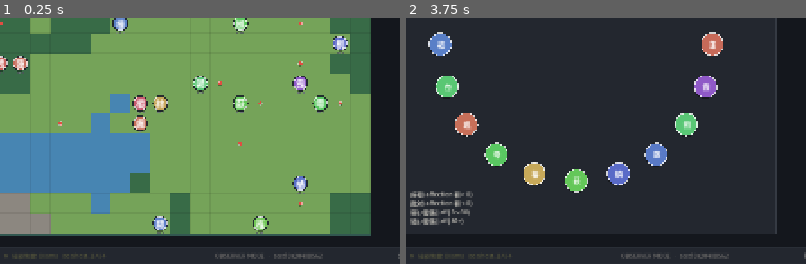
Above: before the commit, frames 1-2 (left to right).
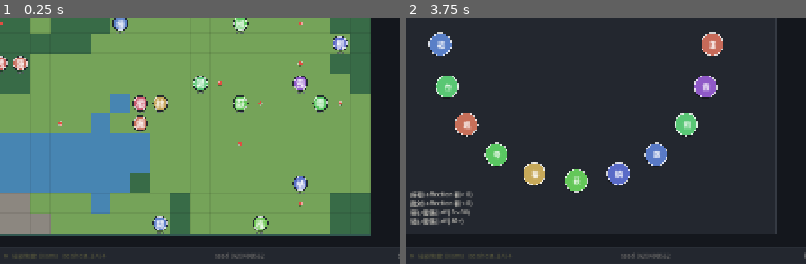
Above: after the commit, the same moments.

Repository: Dencyuman/terrarium
Game: Godot game, scene res://scenes/Main.tscn
Two runs of this game, one before a commit and one after it. Both use one fixed random seed, a clock stepped at 60 frames per second and the inputs below.
Inputs:
- Up to frame 1 (0.25 s): no input
- Up to frame 2 (3.75 s): click "↻" at 0.5 s; click "▶" at 1.25 s; click "II" at 2 s; click "世界" at 2.75 s; click "関係性グラフ" at 3.5 s
The pictures show only the part of the screen within x 27-77%, y 50-100%; the shares and areas given below are measured in that part.

The runs differ from the first frame. In frame 1, 0.2% of the frame differs, in the area x 54-81%, y 95-98%; in frame 2, 0.2%.

Commit message:
feat(phase4.5.A): 永続化基盤を godot-sqlite で導入、RunLogger を TerrariumStore に置換
- addons/godot-sqlite v4.5 (Godot 4.4 互換) を addons/ に配置。GDExtension
  バイナリは多プラットフォーム同梱。project.godot で plugin.cfg を有効化
- TerrariumStore (scripts/core/terrarium_store.gd): SQLite バックエンドの
  永続化レイヤー。3 テーブル (terrariums / runs / events) + インデックス
- main.gd: RunLogger を削除し TerrariumStore を注入。起動時に default
  terrarium を ensure_default_terrarium で初期化、以後の LLM イベント・
  アクション・tick_boundary を全て events テーブルに INSERT
- _notification(WM_CLOSE_REQUEST / EXIT_TREE) で end_run + close_db。
  reset 時も end_run → start_run で別 run 扱い
- フッターの SeedStatus を "t:default · r<run_id> · seed 0x..." 表示に更新
- .gitignore に *.db / *.db-journal を追加、runs/ は Phase 4 以前の遺産と
  コメント更新
- spec.md に Phase 4.5 セクション(永続化 + エディタ + リプレイの 3 スライス)
  を正式追加。本コミットは A スライス(永続化基盤)のみ

DB は user://terrarium.db (macOS は ~/Library/Application Support/Godot/
app_userdata/Terrarium/terrarium.db)。sqlite3 で直接クエリ可能。

Diff:
--- a/project.godot
+++ b/project.godot
@@ -27,6 +27,10 @@
 
 theme/custom="res://assets/theme.tres"
 
+[editor_plugins]
+
+enabled=PackedStringArray("res://addons/godot-sqlite/plugin.cfg")
+
 [rendering]
 
 renderer/rendering_method="gl_compatibility"
--- a/scripts/core/main.gd
+++ b/scripts/core/main.gd
@@ -14,7 +14,8 @@
 var resources: ResourceField
 var scheduler: Scheduler
 var ollama: LLMClient   # 歴史的名前。Ollama / Anthropic のどちらかが入る。
-var run_logger: RunLogger
+var run_logger: TerrariumStore   # Phase 4.5 で DB バックエンド化。メソッド名は RunLogger 互換。
+var current_terrarium_id: int = -1
 
 var current_tab: int = 0
 var view_nodes: Array = []
@@ -59,7 +60,12 @@
 	config = _load_config()
 	var names_data: Dictionary = _load_json("res://data/names.json")
 
-	run_logger = RunLogger.new()
+	run_logger = TerrariumStore.new()
+	if run_logger.open():
+		var terrarium_id: int = run_logger.ensure_default_terrarium(config, names_data)
+		current_terrarium_id = terrarium_id
+	else:
+		push_error("TerrariumStore open failed; persistence disabled")
 
 	world_seed = int(config["world"]["seed"])
 	world_size = int(config["world"]["size"])
@@ -76,6 +82,10 @@
 	add_child(ollama)
 	ollama.configure(config["llm"])
 	print("[LLM] provider=%s" % provider)
+	# 実行中 run 開始(最初の tick が走る前に run 行を作る)
+	if run_logger != null and current_terrarium_id >= 0:
+		var model_id: String = _current_model_id()
+		run_logger.start_run(current_terrarium_id, provider, model_id)
 	ollama.health_changed.connect(_on_health_changed)
 	ollama.batch_progress.connect(_on_decide_progress)
 	ollama.agent_decided.connect(_on_agent_decided_incremental)
@@ -313,6 +323,8 @@
 	total_input_tokens = 0
 	total_output_tokens = 0
 	total_cost_usd = 0.0
+	# 前 run を終了させ、新しい run 行を開始(reset = 別実験)
+	_end_current_run()
 	_update_cost_label()
 	var pause := get_node_or_null(^"UI/StatusBar/SpeedGroup/Pause") as Button
 	if pause != null:
@@ -327,6 +339,25 @@
 		list_body.text = _format_agent_list()
 	_update_speech_log_ui()
 	_update_chronicle_ui()
+	# 新しい run を開始
+	if run_logger != null and current_terrarium_id >= 0:
+		var p: String = str(config["llm"].get("provider", "ollama")).to_lower()
+		run_logger.start_run(current_terrarium_id, p, _current_model_id())
+
+func _end_current_run() -> void:
+	if run_logger == null or scheduler == null:
+		return
+	var alive_count: int = 0
+	for a in agents:
+		if a.is_alive():
+			alive_count += 1
+	run_logger.end_run(scheduler.tick, alive_count, agents.size(), total_input_tokens, total_output_tokens, total_cost_usd)
+
+func _notification(what: int) -> void:
+	if what == NOTIFICATION_WM_CLOSE_REQUEST or what == NOTIFICATION_EXIT_TREE:
+		_end_current_run()
+		if run_logger != null:
+			run_logger.close()
 
 func _on_phase_changed(phase_name: String) -> void:
 	current_phase_name = phase_name
@@ -1001,7 +1032,13 @@
 
 	var seed_label := get_node_or_null(^"UI/FooterBar/SeedStatus") as Label
 	if seed_label != null:
-		seed_label.text = "OBSERVER MODE  ·  seed 0x%08X" % world_seed
+		var parts: Array[String] = []
+		if run_logger != null and run_logger.current_terrarium_title != "":
+			parts.append("t:%s" % run_logger.current_terrarium_title)
+		if run_logger != null and run_logger.current_run_id >= 0:
+			parts.append("r%d" % run_logger.current_run_id)
+		parts.append("seed 0x%08X" % world_seed)
+		seed_label.text = "  ·  ".join(parts)
 
 	var model_label := get_node_or_null(^"UI/FooterBar/ModelStatus") as Label
 	if model_label != null:
--- a/scripts/core/run_logger.gd
+++ /dev/null
@@ -1,59 +0,0 @@
-class_name RunLogger
-extends RefCounted
-
-# 1 起動 = 1 ディレクトリ。runs/<ISO8601>/log.jsonl に全イベントを追記。
-# .gitignore 済み。`jq . < log.jsonl | less` で読める。
-
-var run_dir: String = ""
-var log_path: String = ""
-var file: FileAccess = null
-
-func _init() -> void:
-	var ts: String = _iso_timestamp()
-	run_dir = "runs/%s" % ts
-	_ensure_runs_dir()
-	log_path = "%s/log.jsonl" % run_dir
-	file = FileAccess.open(log_path, FileAccess.WRITE)
-	if file == null:
-		push_error("RunLogger: cannot open %s" % log_path)
-		return
-	print("[RunLogger] writing to %s" % log_path)
-	_write({"type": "meta", "data": {"run_dir": run_dir, "started_at": ts}})
-
-func _ensure_runs_dir() -> void:
-	var d := DirAccess.open(".")
-	if d == null:
-		return
-	if not d.dir_exists("runs"):
-		d.make_dir("runs")
-	var run_base: String = run_dir
-	if not d.dir_exists(run_base):
-		d.make_dir_recursive(run_base)
-
-func _iso_timestamp() -> String:
-	var t: Dictionary = Time.get_datetime_dict_from_system()
-	return "%04d%02d%02dT%02d%02d%02d" % [
-		t["year"], t["month"], t["day"], t["hour"], t["minute"], t["second"]
-	]
-
-func log_event(tick: int, event: Dictionary) -> void:
-	_write({"tick": tick, "type": "event", "data": event})
-
-func log_action(tick: int, agent_name: String, action: Dictionary) -> void:
-	_write({"tick": tick, "type": "action", "agent": agent_name, "data": action})
-
-func log_llm_request(tick: int, agent_name: String, user_prompt: String) -> void:
-	_write({"tick": tick, "type": "llm_request", "agent": agent_name, "data": {"user_prompt": user_prompt}})
-
-func log_llm_response(tick: int, agent_name: String, body: String, latency_ms: int) -> void:
-	_write({"tick": tick, "type": "llm_response", "agent": agent_name, "data": {"body": body, "latency_ms": latency_ms}})
-
-func log_tick_boundary(tick: int, day: int, alive: int) -> void:
-	_write({"tick": tick, "type": "tick", "data": {"day": day, "alive": alive}})
-
-func _write(rec: Dictionary) -> void:
-	if file == null:
-		return
-	rec["ts"] = Time.get_datetime_string_from_system()
-	file.store_line(JSON.stringify(rec))
-	file.flush()
--- /dev/null
+++ b/scripts/core/terrarium_store.gd
@@ -0,0 +1,185 @@
+class_name TerrariumStore
+extends RefCounted
+
+# v0.1.0-phase4.5 から導入した永続化バックエンド。
+# godot-sqlite プラグイン(SQLite クラス)を使い、3 テーブル構成で保存する:
+#   terrariums: マップ・キャスト・config を一塊にした再利用可能なシード定義
+#   runs:       1 terrarium を走らせた 1 回分。コスト/トークン/生存者などのサマリ
+#   events:     run 下の全イベント(action / event / llm_request / llm_response / tick_boundary)
+# 既存の RunLogger (jsonl) は廃止し、main.gd からの同一シグネチャを本クラスが担う。
+
+const DB_PATH: String = "user://terrarium.db"
+
+var db = null                  # SQLite (godot-sqlite のクラス、動的取得)
+var current_run_id: int = -1
+var current_terrarium_id: int = -1
+var current_terrarium_title: String = ""
+
+# --- lifecycle ---
+
+func open() -> bool:
+	# godot-sqlite は GDExtension で "SQLite" クラスを ClassDB に登録する。
+	if not ClassDB.class_exists("SQLite"):
+		push_error("TerrariumStore: SQLite class not registered. Enable godot-sqlite plugin and relaunch editor.")
+		return false
+	db = ClassDB.instantiate("SQLite")
+	db.path = DB_PATH
+	if not db.open_db():
+		push_error("TerrariumStore: cannot open db at %s" % DB_PATH)
+		return false
+	_ensure_schema()
+	print("[TerrariumStore] opened %s" % ProjectSettings.globalize_path(DB_PATH))
+	return true
+
+func close() -> void:
+	if db != null:
+		db.close_db()
+		db = null
+
+func _ensure_schema() -> void:
+	db.query("""
+		CREATE TABLE IF NOT EXISTS terrariums (
+			id INTEGER PRIMARY KEY AUTOINCREMENT,
+			title TEXT NOT NULL,
+			description TEXT,
+			created_at TEXT NOT NULL,
+			world_size INTEGER NOT NULL,
+			world_seed INTEGER NOT NULL,
+			tick_per_day INTEGER NOT NULL,
+			terrain_json TEXT,
+			cast_json TEXT NOT NULL,
+			config_json TEXT NOT NULL
+		)
+	""")
+	db.query("""
+		CREATE TABLE IF NOT EXISTS runs (
+			id INTEGER PRIMARY KEY AUTOINCREMENT,
+			terrarium_id INTEGER NOT NULL,
+			title TEXT,
+			started_at TEXT NOT NULL,
+			ended_at TEXT,
+			final_tick INTEGER DEFAULT 0,
+			final_alive INTEGER DEFAULT 0,
+			final_total INTEGER DEFAULT 0,
+			provider TEXT,
+			model TEXT,
+			input_tokens INTEGER DEFAULT 0,
+			output_tokens INTEGER DEFAULT 0,
+			cost_usd REAL DEFAULT 0.0
+		)
+	""")
+	db.query("""
+		CREATE TABLE IF NOT EXISTS events (
+			id INTEGER PRIMARY KEY AUTOINCREMENT,
+			run_id INTEGER NOT NULL,
+			tick INTEGER NOT NULL,
+			ts TEXT NOT NULL,
+			type TEXT NOT NULL,
+			agent_id INTEGER,
+			agent_name TEXT,
+			kind TEXT,
+			data_json TEXT NOT NULL
+		)
+	""")
+	db.query("CREATE INDEX IF NOT EXISTS idx_events_run_tick ON events(run_id, tick)")
+	db.query("CREATE INDEX IF NOT EXISTS idx_events_agent ON events(run_id, agent_id)")
+	db.query("CREATE INDEX IF NOT EXISTS idx_events_type ON events(run_id, type)")
+
+# --- terrariums ---
+
+# data/config.json + data/names.json を 1 行の terrarium として登録(初回のみ)。
+# 既に「default」が存在する場合はその ID を返すだけ。
+func ensure_default_terrarium(config: Dictionary, names_data: Dictionary) -> int:
+	var rows: Array = db.select_rows("terrariums", "title = 'default'", ["id"])
+	if rows.size() > 0:
+		var id_val: int = int(rows[0]["id"])
+		current_terrarium_id = id_val
+		current_terrarium_title = "default"
+		return id_val
+	var world_cfg: Dictionary = config.get("world", {})
+	var cast: Array = names_data.get("agents", [])
+	db.insert_row("terrariums", {
+		"title": "default",
+		"description": "data/config.json + data/names.json から自動生成された初期テラリウム",
+		"created_at": _iso_now(),
+		"world_size": int(world_cfg.get("size", 20)),
+		"world_seed": int(world_cfg.get("seed", 0)),
+		"tick_per_day": int(world_cfg.get("tick_per_day", 10)),
+		"terrain_json": "",   # null だと seed から再生成される約束
+		"cast_json": JSON.stringify(cast),
+		"config_json": JSON.stringify(config),
+	})
+	var rows2: Array = db.select_rows("terrariums", "title = 'default'", ["id"])
+	current_terrarium_id = int(rows2[0]["id"]) if rows2.size() > 0 else -1
+	current_terrarium_title = "default"
+	return current_terrarium_id
+
+# --- runs ---
+
+func start_run(terrarium_id: int, provider: String, model: String) -> int:
+	db.insert_row("runs", {
+		"terrarium_id": terrarium_id,
+		"started_at": _iso_now(),
+		"provider": provider,
+		"model": model,
+	})
+	# last_insert_rowid() で id を取得
+	db.query("SELECT last_insert_rowid() AS id")
+	var res: Array = db.query_result
+	current_run_id = int(res[0]["id"]) if res.size() > 0 else -1
+	print("[TerrariumStore] started run id=%d (terrarium=%d, %s/%s)" % [current_run_id, terrarium_id, provider, model])
+	return current_run_id
+
+func end_run(final_tick: int, final_alive: int, final_total: int, in_tokens: int, out_tokens: int, cost_usd: float) -> void:
+	if current_run_id < 0 or db == null:
+		return
+	db.update_rows("runs", "id = %d" % current_run_id, {
+		"ended_at": _iso_now(),
+		"final_tick": final_tick,
+		"final_alive": final_alive,
+		"final_total": final_total,
+		"input_tokens": in_tokens,
+		"output_tokens": out_tokens,
+		"cost_usd": cost_usd,
+	})
+
+# --- event writers (RunLogger 互換のシグネチャ) ---
+
+func log_event(tick: int, event: Dictionary) -> void:
+	_insert_event(tick, "event", -1, "", str(event.get("kind", "")), event)
+
+func log_action(tick: int, agent_name: String, action: Dictionary) -> void:
+	_insert_event(tick, "action", _agent_id_from_action(action), agent_name, str(action.get("kind", "")), action)
+
+func log_llm_request(tick: int, agent_name: String, user_prompt: String) -> void:
+	_insert_event(tick, "llm_request", -1, agent_name, "", {"user_prompt": user_prompt})
+
+func log_llm_response(tick: int, agent_name: String, body: String, latency_ms: int) -> void:
+	_insert_event(tick, "llm_response", -1, agent_name, "", {"body": body, "latency_ms": latency_ms})
+
+func log_tick_boundary(tick: int, day: int, alive: int) -> void:
+	_insert_event(tick, "tick_boundary", -1, "", "", {"day": day, "alive": alive})
+
+func _insert_event(tick: int, type_: String, agent_id: int, agent_name: String, kind: String, data: Dictionary) -> void:
+	if current_run_id < 0 or db == null:
+		return
+	db.insert_row("events", {
+		"run_id": current_run_id,
+		"tick": tick,
+		"ts": _iso_now(),
+		"type": type_,
+		"agent_id": agent_id,
+		"agent_name": agent_name,
+		"kind": kind,
+		"data_json": JSON.stringify(data),
+	})
+
+func _agent_id_from_action(action: Dictionary) -> int:
+	# action data は {kind, direction, target_id, ...} 形式。agent_id は main.gd 側が知るが、
+	# シグネチャ互換のため agent_name だけで保持しているので -1 に倒す。
+	return -1
+
+# --- utility ---
+
+func _iso_now() -> String:
+	return Time.get_datetime_string_from_system()
Not shown, added: addons/godot-sqlite/bin/binaries_here.txt
Not shown, added: addons/godot-sqlite/gdsqlite.gdextension.uid
Not shown, added: addons/godot-sqlite/godot-sqlite.gd
Not shown, added: addons/godot-sqlite/godot-sqlite.gd.uid
Not shown, added: addons/godot-sqlite/plugin.cfg
Not shown, removed: scripts/core/run_logger.gd.uid
Not shown, added: scripts/core/terrarium_store.gd.uid
Not shown, changed: .gitignore
Not shown, added: addons/godot-sqlite/bin/libgdsqlite.android.template_debug.arm64.so
Not shown, added: addons/godot-sqlite/bin/libgdsqlite.android.template_debug.x86_64.so
Not shown, added: addons/godot-sqlite/bin/libgdsqlite.android.template_release.arm64.so
Not shown, added: addons/godot-sqlite/bin/libgdsqlite.android.template_release.x86_64.so
(and 26 more such lines)
